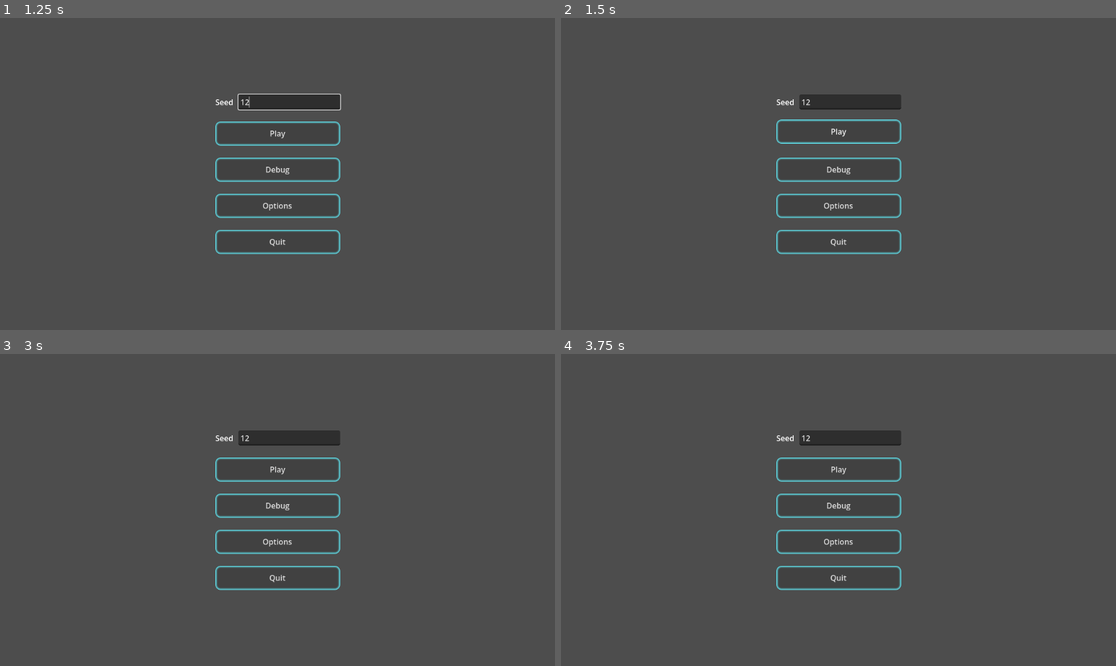
Above: before the commit, frames 1-4 (two rows, left to right).
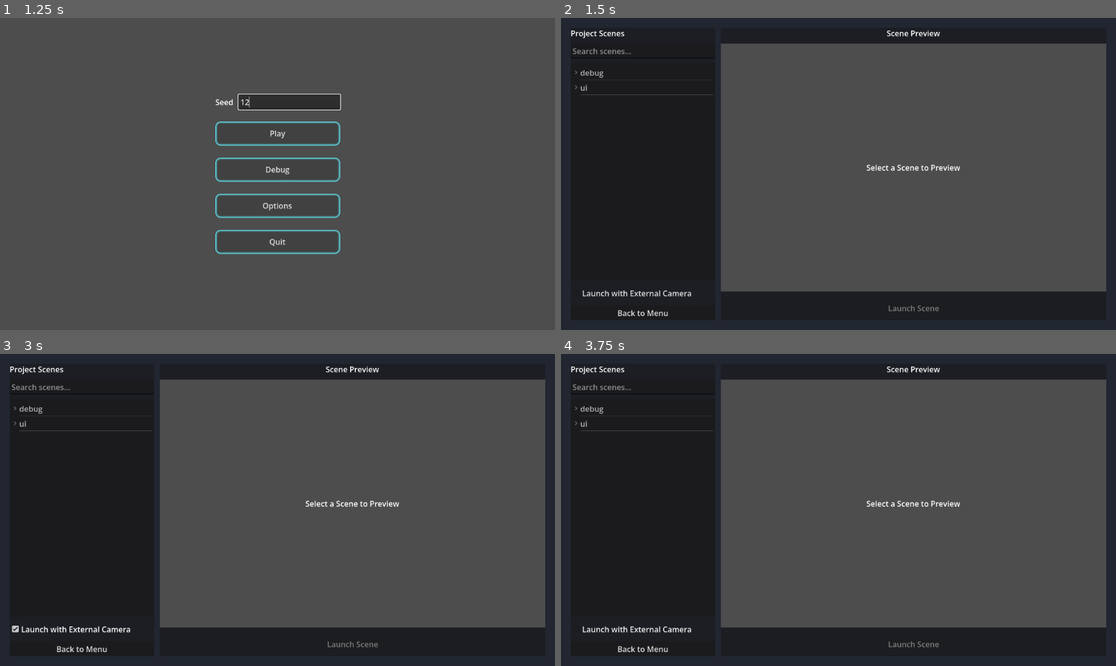
Above: after the commit, the same moments.

Repository: brueningmax/godot_template
Game: Godot game, scene res://globals/sceneManager/Main.tscn
The game is run twice, just before and just after one commit, with the same random seed, the same clock (stepped at 60 frames per second) and the same inputs.
Inputs (mouse positions are in pixels of both pictures, inside the frame that each line leads up to):
- Up to frame 1 (1.25 s): click (288, 102) at 0.52 s; type "12" at 0.6 s
- Up to frame 2 (1.5 s): click "Play" at 1.25 s
- Up to frame 3 (3 s): click (277, 466) at 2 s, where only the run before the commit has a clickable "Play"; click (83, 628) at 2.75 s, where only the run after the commit has a clickable "Launch with External Camera"
- Up to frame 4 (3.75 s): click (644, 628) at 3.5 s, where only the run after the commit has a clickable "Launch with External Camera"

Frame 1 is identical in both runs. In frame 2, 47% of the frame differs, in the area x 0-100%, y 0-100%; in frame 3, 47%; in frame 4, 47%.
Error before the commit: Invalid call. Nonexistent function 'goto_endless_mode' in base 'Node (MainRoot)'. (res://scenes/ui/Menus/Main_menu/main_menu.gd:13)

Commit message:
added debugger settings and fixed goto endless mode

Diff:
--- a/globals/sceneManager/scene_registry.gd
+++ b/globals/sceneManager/scene_registry.gd
@@ -4,13 +4,15 @@
 enum SceneKey {
 	SplashScreen,
 	MainMenu,
-	DebugViewer
+	DebugViewer,
+
+	GameScene
 }
 
 const SCENES = {
 	# SceneKey.SplashScreen: preload("res://scenes/main/Game/splashScreen/splash_screen.tscn"),
 	SceneKey.MainMenu: preload("res://scenes/ui/Menus/Main_menu/main_menu.tscn"),
-	SceneKey.DebugViewer: preload("res://scenes/debug/scene_library/scene_library.tscn")
+	SceneKey.DebugViewer: preload("res://scenes/debug/scene_library/scene_library.tscn"),
 
-	# SceneKey.GameSession: preload("res://scenes/main/Game_Session/game_session.tscn")
+	SceneKey.GameScene: preload("res://scenes/debug/scene_library/scene_library.tscn")
 }
--- a/scenes/ui/Menus/Main_menu/main_menu.gd
+++ b/scenes/ui/Menus/Main_menu/main_menu.gd
@@ -10,7 +10,7 @@
 func _on_play_pressed() -> void:
 	# if the text is "", the RngManager will create a random seed
 	RngManager.set_seed(seed_input.text)
-	SceneManager.goto_endless_mode()
+	SceneManager.change_scene(SceneRegistry.SceneKey.GameScene)
 
 func _on_debug_pressed() -> void:
 	# if the text is "", the RngManager will create a random seed
